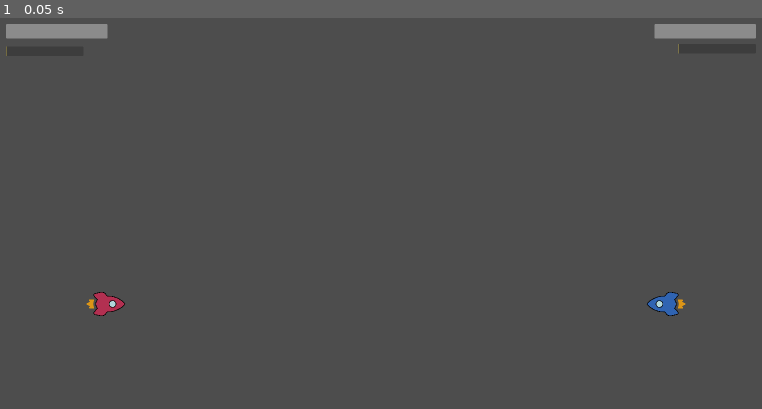
Above: before the commit, frame 1.
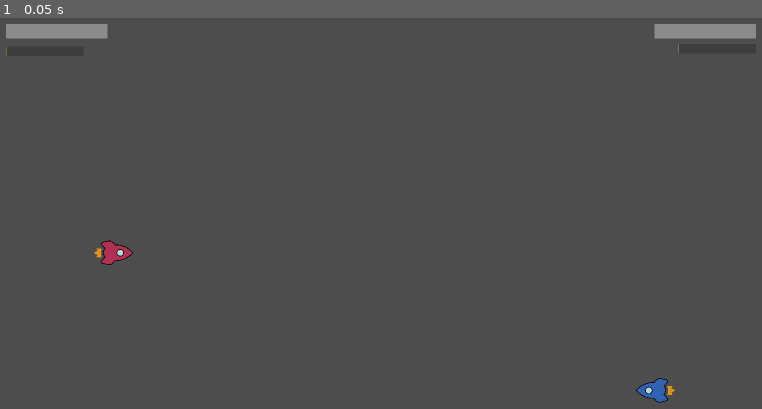
Above: after the commit, the same moment.

Repository: RajwolChapagain/Arcade-Game
Game: Godot game, scene res://main.tscn
Same seed, same stepped clock (60 frames per second), same inputs: the game is played once before the commit and once after it.
Inputs:
- Up to frame 1 (0.05 s): no input

The runs differ from the first frame. In frame 1, 0.7% of the frame differs, in the area x 11-91%, y 56-99%.

Commit message:
Randomize ship spawn

Diff:
--- a/main.gd
+++ b/main.gd
@@ -13,6 +13,14 @@
 	$Ship.player_entered_screen.connect(on_player1_entered_screen)
 	$Ship2.player_exited_screen.connect(on_player2_exited_screen)
 	$Ship2.player_entered_screen.connect(on_player2_entered_screen)
+
+	randomize()
+	var randX = randi_range(0, 100)
+	var randY = randi_range(-1000, 1000)
+	$Ship.position += Vector2(randX, randY)
+	randX = randi_range(0, -1000)
+	randY = randi_range(-1000, 1000)
+	$Ship2.position += Vector2(randX, randY)
 
 func _physics_process(delta):
 	if not $P1OffscreenTimer.is_stopped():
